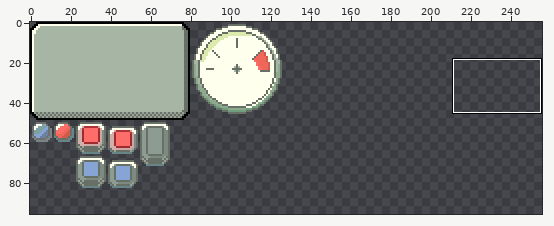
File history of a pixel-art file, sprites/spritesheet.aseprite. Above: a wide view before the commit, with the close-up outlined.
Close-up. Before the edit:
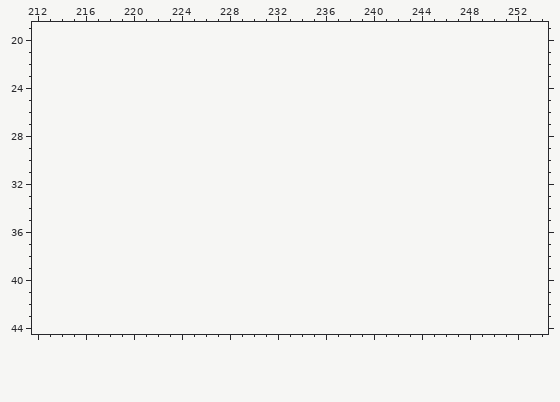
128x96 pixels, 1 frame. Colours within 5 levels of each other are drawn and written as one. Shown: x 212..254, y 19..44. The old version is drawn lined up with the new one, on the new canvas. The commit also changed other parts of the picture, which this record leaves out.
Palette (. is transparent): 
And afterwards:
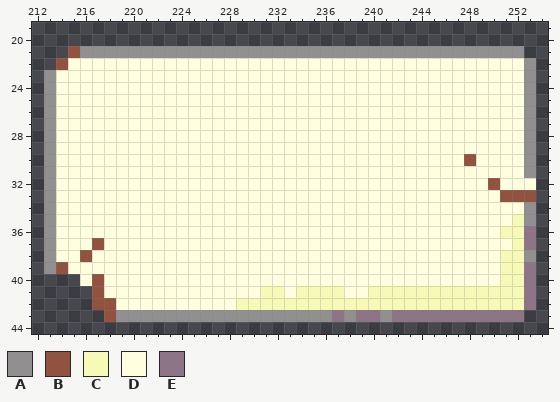
Colours new in this view: A #928f91  B #91533f  C #f7fab7  D #ffffdf  E #8d7587
From old to new:
{"change": "canvas 128x96 -> 256x96"}
{"y":21,"x":215,"old":"......................................","new":"BAAAAAAAAAAAAAAAAAAAAAAAAAAAAAAAAAAAAA"}
{"y":22,"x":214,"old":"........................................","new":"BDDDDDDDDDDDDDDDDDDDDDDDDDDDDDDDDDDDDDDA"}
{"y":23,"x":213,"old":".........................................","new":"ADDDDDDDDDDDDDDDDDDDDDDDDDDDDDDDDDDDDDDDA"}
{"y":24,"x":213,"old":".........................................","new":"ADDDDDDDDDDDDDDDDDDDDDDDDDDDDDDDDDDDDDDDA"}
{"y":25,"x":213,"old":".........................................","new":"ADDDDDDDDDDDDDDDDDDDDDDDDDDDDDDDDDDDDDDDA"}
{"y":26,"x":213,"old":".........................................","new":"ADDDDDDDDDDDDDDDDDDDDDDDDDDDDDDDDDDDDDDDA"}
{"y":27,"x":213,"old":".........................................","new":"ADDDDDDDDDDDDDDDDDDDDDDDDDDDDDDDDDDDDDDDA"}
{"y":28,"x":213,"old":".........................................","new":"ADDDDDDDDDDDDDDDDDDDDDDDDDDDDDDDDDDDDDDDA"}
{"y":29,"x":213,"old":".........................................","new":"ADDDDDDDDDDDDDDDDDDDDDDDDDDDDDDDDDDDDDDDA"}
{"y":30,"x":213,"old":".........................................","new":"ADDDDDDDDDDDDDDDDDDDDDDDDDDDDDDDDDDBDDDDA"}
{"y":31,"x":213,"old":".........................................","new":"ADDDDDDDDDDDDDDDDDDDDDDDDDDDDDDDDDDDDDDDA"}
{"y":32,"x":213,"old":".........................................","new":"ADDDDDDDDDDDDDDDDDDDDDDDDDDDDDDDDDDDDBDDD"}
{"y":33,"x":213,"old":".........................................","new":"ADDDDDDDDDDDDDDDDDDDDDDDDDDDDDDDDDDDDDBBB"}
{"y":34,"x":213,"old":".........................................","new":"ADDDDDDDDDDDDDDDDDDDDDDDDDDDDDDDDDDDDDDDA"}
{"y":35,"x":213,"old":".........................................","new":"ADDDDDDDDDDDDDDDDDDDDDDDDDDDDDDDDDDDDDDCA"}
{"y":36,"x":213,"old":".........................................","new":"ADDDDDDDDDDDDDDDDDDDDDDDDDDDDDDDDDDDDDCCE"}
{"y":37,"x":213,"old":".........................................","new":"ADDDBDDDDDDDDDDDDDDDDDDDDDDDDDDDDDDDDDDCE"}
{"y":38,"x":213,"old":".........................................","new":"ADDBDDDDDDDDDDDDDDDDDDDDDDDDDDDDDDDDDDCCA"}
{"y":39,"x":213,"old":".........................................","new":"ABDDDDDDDDDDDDDDDDDDDDDDDDDDDDDDDDDDDDCCE"}
{"y":40,"x":216,"old":"......................................","new":"DBDDDDDDDDDDDDDDDDDDDDDDDDDDDDDDDDDCCE"}
{"y":41,"x":217,"old":".....................................","new":"BDDDDDDDDDDDDDCCDCCCCDDCCCCCCCCCCCCCE"}
{"y":42,"x":217,"old":".....................................","new":"BBDDDDDDDDDDCCCCCCCCCCCCCCCCCCCCCCCCE"}
{"y":43,"x":218,"old":"...................................","new":"BAAAAAAAAAAAAAAAAAAEAEEAEEEEEEEEEEE"}
{"label":"added","picture_box":[44,46,536,322]}
